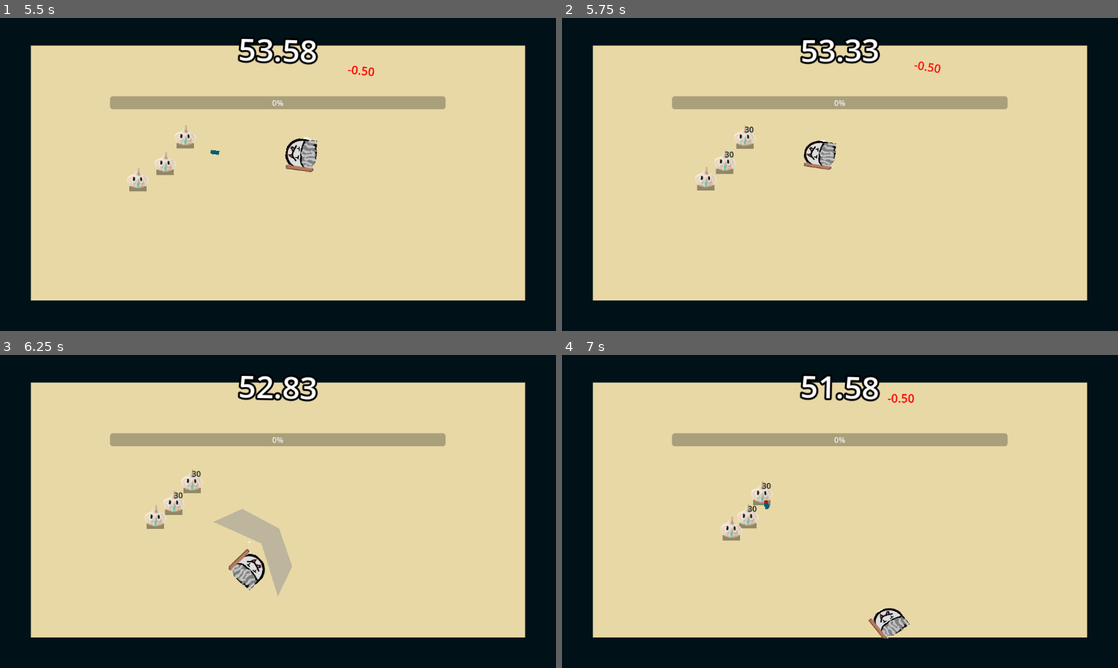
Above: before the commit, frames 1-4 (two rows, left to right).
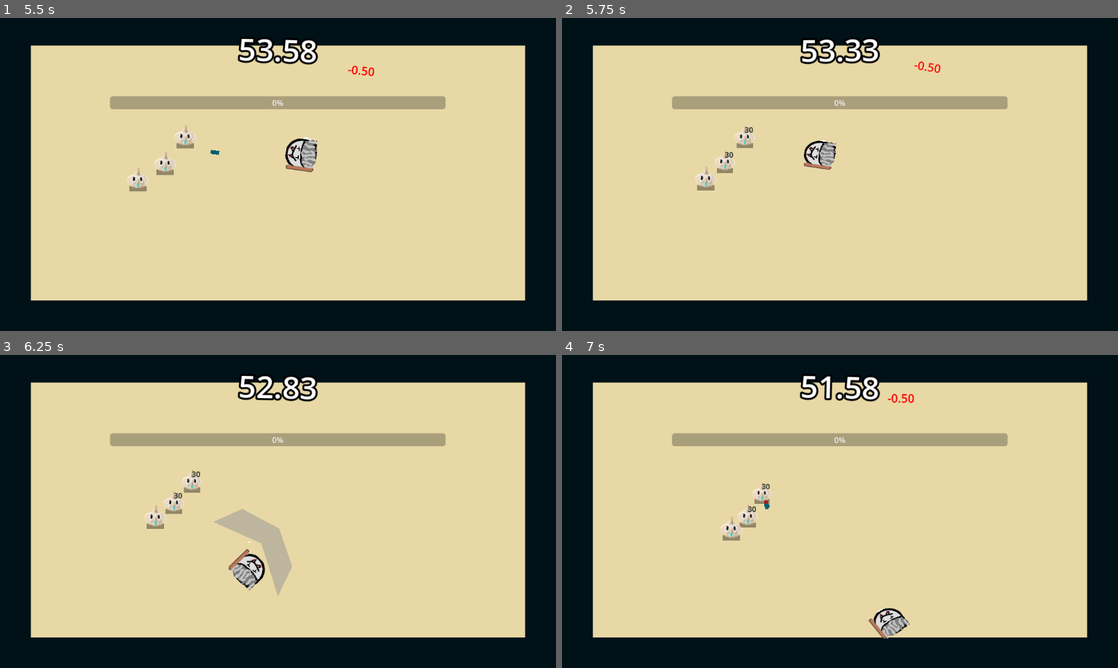
Above: after the commit, the same moments.

Repository: Av1zi/GMTK26
Game: Godot game, scene res://Scenes/main_menu.tscn
The game is run twice, just before and just after one commit, with the same random seed, the same clock (stepped at 60 frames per second) and the same inputs. Sound files missing from this copy of the repository are replaced by a short silence.
Inputs (mouse positions are in pixels of both pictures, inside the frame that each line leads up to):
- Up to frame 1 (5.5 s): click "Start" at 0.5 s; move the mouse to (400, 158) at 1.27 s; hold D (move_right) 1.28-2.03 s; hold Right mouse button (melee) 1.28-2.03 s; move the mouse to (166, 190) at 2.02 s; hold S (move_down) 2.03-2.78 s; click (166, 190) at 2.1 s; move the mouse to (333, 105) at 2.77 s; hold D (move_right) 2.78-3.53 s; hold Right mouse button (melee) 2.78-3.53 s; move the mouse to (250, 237) at 3.52 s; hold W (move_up) 3.53-4.28 s; click (250, 237) at 3.6 s; move the mouse to (444, 221) at 4.27 s; hold Right mouse button (melee) 4.28-5.03 s; hold A (move_left) from 4.28 s (still down); move the mouse to (111, 127) at 5.02 s; click (111, 127) at 5.1 s
- Up to frame 2 (5.75 s): keep holding A (move_left)
- Up to frame 3 (6.25 s): move the mouse to (305, 511) at 5.77 s; release A (move_left) at 5.78 s; hold S (move_down) from 5.78 s (still down); hold Right mouse button (melee) from 5.78 s (still down)
- Up to frame 4 (7 s): move the mouse to (756, 433) at 6.52 s; release S (move_down) at 6.53 s; release Right mouse button (melee) at 6.53 s; hold D (move_right) from 6.53 s (still down); click (756, 433) at 6.6 s

Frame 1 is identical in both runs. In frame 2, 0.1% of the frame differs, in the area x 27-35%, y 34-50%; in frame 3, 0.1%; in frame 4, 0.1%, in the area x 31-38%, y 40-56%.

Commit message:
enemy power scale and really scale

Diff:
--- a/new-game-project/Scenes/enemy.tscn
+++ b/new-game-project/Scenes/enemy.tscn
@@ -308,7 +308,8 @@
 collision_mask = 2
 motion_mode = 1
 script = ExtResource("1_cd24m")
-attack_damage = -5
+min_scale = 0.8
+max_scale = 3.0
 
 [node name="CollisionShape2D" type="CollisionShape2D" parent="." unique_id=821535364]
 light_mask = 3
--- a/new-game-project/Scenes/game.tscn
+++ b/new-game-project/Scenes/game.tscn
@@ -4,7 +4,6 @@
 [ext_resource type="PackedScene" uid="uid://cqpatfifsn3sg" path="res://Scenes/player.tscn" id="2_n47hv"]
 [ext_resource type="PackedScene" uid="uid://iqdtrxlra3lw" path="res://Scenes/game_timer.tscn" id="3_lnu2h"]
 [ext_resource type="Script" uid="uid://i6445kxw4vvt" path="res://Scripts/button.gd" id="4_lbhrr"]
-[ext_resource type="Script" uid="uid://khjp5ujfv3fh" path="res://Scenes/xp_bar.gd" id="4_wowpa"]
 
 [sub_resource type="RectangleShape2D" id="RectangleShape2D_7nvpe"]
 size = Vector2(1024, 55.3125)
@@ -93,7 +92,6 @@
 offset_right = 2.0
 offset_bottom = 27.0
 grow_horizontal = 2
-script = ExtResource("4_wowpa")
 
 [node name="LevelLabel" type="Label" parent="UILayer/HUD/XPBar" unique_id=1075286613]
 layout_mode = 1
--- a/new-game-project/Scenes/slash.tscn
+++ b/new-game-project/Scenes/slash.tscn
@@ -1,7 +1,7 @@
 [gd_scene format=3 uid="uid://c0s1svbt7pc2m"]
 
-[ext_resource type="Script" uid="uid://blfbir2bivph0" path="res://scenes/slash.gd" id="1_3c2nd"]
-[ext_resource type="AudioStream" uid="uid://dq05a2ska8t6s" path="res://assets/sound_effects/hitHurt.wav" id="2_fg1j7"]
+[ext_resource type="Script" uid="uid://blfbir2bivph0" path="res://Scripts/slash.gd" id="1_3c2nd"]
+[ext_resource type="AudioStream" uid="uid://dq05a2ska8t6s" path="res://Assets/sound_effects/hitHurt.wav" id="2_fg1j7"]
 
 [sub_resource type="RectangleShape2D" id="RectangleShape2D_3d8s6"]
 size = Vector2(94, 206)
--- a/new-game-project/Scenes/xp_bar.gd
+++ /dev/null
@@ -1,11 +0,0 @@
-extends ProgressBar
-
-
-# Called when the node enters the scene tree for the first time.
-func _ready() -> void:
-	pass # Replace with function body.
-
-
-# Called every frame. 'delta' is the elapsed time since the previous frame.
-func _process(delta: float) -> void:
-	pass
--- a/new-game-project/Scripts/enemy.gd
+++ b/new-game-project/Scripts/enemy.gd
@@ -1,36 +1,68 @@
 extends CharacterBody2D
 signal enemy_destroyed(enemy, xp_reward)
-@export var health: int = 100
-@export var speed: float = 50.0
+
+# Base stats (tune these — this is what a round-1 enemy looks like)
+@export var base_health: int = 100
+@export var base_speed: float = 50.0
+@export var base_attack_damage: int = 10
+@export var base_xp_reward: int = 10
+
+
+# Difficulty scaling
+@export var difficulty_growth: float = 0.15   # +15% stats per round, exponential
+@export var size_growth: float = 0.05         # +5% size per round
+@export var min_scale: float = 0.6
+@export var max_scale: float = 3
+var max_health: int
+
 @export var time_gained_on_death: float = 5.0
-@export var attack_damage: int = 10
-@export var attack_cooldown: float = 1.0 # seconds between hits while player is in range
-@export var xp_reward: int = 10
+@export var attack_cooldown: float = 1.0
+@export var spawn_invincible_time: float = 1.0
+@export var flash_interval: float = 0.1
+
+var health: int
+var speed: float
+var attack_damage: int
+var xp_reward: int
+var size_scale: float = 1.0
+
 var player: CharacterBody2D
 var push_dir: Vector2 = Vector2(0, 0)
 var push_strength: float = 0.0
 var push_timer: float = 0.0
 var player_in_range: bool = false
 var can_attack: bool = true
+var is_invincible: bool = false
+var original_collision_layer: int = 2
+var original_collision_mask: int = 2
+
 @onready var animation_tree: AnimationTree = $AnimationTree
 @onready var damage_text: Label = $DamageTextContainer/DamageText
-@onready var blood_particle = preload("res://scenes/blood_particle.tscn")
+@onready var blood_particle = preload("res://Scenes/blood_particle.tscn")
 @onready var attack_area: Area2D = $AttackArea
 @onready var attack_timer: Timer = $AttackTimer
-@export var spawn_invincible_time: float = 1.0
-@export var flash_interval: float = 0.1
-var is_invincible: bool = false
 @onready var character_sprite = $CharacterSprite
-var original_collision_layer: int = 2
-var original_collision_mask: int = 2
 
 func _ready():
 	play_spawn_invincibility()
 	damage_text.visible = false
 
-func setup(pos: Vector2, _player: CharacterBody2D):
+func setup(pos: Vector2, _player: CharacterBody2D, round_number: int = 1):
 	position = pos
 	player = _player
+	apply_difficulty_scaling(round_number)
+
+func apply_difficulty_scaling(round_number: int):
+	var difficulty_multiplier = pow(1.0 + difficulty_growth, round_number - 1)
+	size_scale = clamp(1.0 + (round_number - 1) * size_growth, min_scale, max_scale)
+
+	health = int(base_health * difficulty_multiplier * size_scale)
+	max_health = health
+	attack_damage = int(base_attack_damage * difficulty_multiplier)
+	xp_reward = int(base_xp_reward * difficulty_multiplier)
+	speed = base_speed
+
+	scale = Vector2(size_scale, size_scale)
 
 func _physics_process(delta):
 	if is_invincible:
@@ -39,11 +71,10 @@
 	var dir = (player.global_position - global_position).normalized()
 	position += dir * delta * speed
 	push_back(delta)
-
 	if player_in_range and can_attack:
 		attack_player()
 
-func attack_player(): # NEW
+func attack_player():
 	can_attack = false
 	attack_timer.start(attack_cooldown)
 	player.get_hit(attack_damage, global_transform)
@@ -64,12 +95,22 @@
 	damage_text.text = str(damage)
 	damage_text.visible = true
 	animation_tree['parameters/get_damage/OneShot/request'] = AnimationNodeOneShot.ONE_SHOT_REQUEST_FIRE
-	if health <= 0:
+
+	update_visual_size()   # NEW — check size/death BEFORE deciding is_destroyed
+
+	if scale.x <= min_scale + 0.01 or health <= 0:   # CHANGED — epsilon + health fallback
 		animation_tree['parameters/conditions/is_destroyed'] = true
+
 	var bleeding_effect = blood_particle.instantiate()
 	get_tree().root.add_child(bleeding_effect)
 	bleeding_effect.setup(bullet_trans)
 	set_push(Vector2.RIGHT.rotated(bullet_trans.get_rotation()), 150.0, 0.1)
+
+func update_visual_size():
+	var health_percent = clamp(float(health) / float(max_health), 0.0, 1.0)
+	# Map health percent directly onto the scale range [min_scale, size_scale]
+	var current_scale = lerp(min_scale, size_scale, health_percent)
+	scale = Vector2(current_scale, current_scale)
 
 func destroy():
 	get_tree().call_group("game_timer", "modify_time", time_gained_on_death)
@@ -99,9 +140,8 @@
 	is_invincible = true
 	original_collision_layer = collision_layer
 	original_collision_mask = collision_mask
-	collision_layer = 0 # bullets can't detect this body
-	collision_mask = 0 # this body doesn't detect anything either
-
+	collision_layer = 0
+	collision_mask = 0
 	var flashes := int(spawn_invincible_time / flash_interval)
 	for i in flashes:
 		character_sprite.visible = false
@@ -109,7 +149,6 @@
 		character_sprite.visible = true
 		await get_tree().create_timer(flash_interval / 2.0).timeout
 	character_sprite.visible = true
-
 	collision_layer = original_collision_layer
 	collision_mask = original_collision_mask
 	is_invincible = false
--- a/new-game-project/Scripts/enemySun.gd
+++ b/new-game-project/Scripts/enemySun.gd
@@ -1,15 +1,28 @@
 extends CharacterBody2D
-signal enemy_destroyed(enemy)
+signal enemy_destroyed(enemy, xp_reward)
 
-@export var health: int = 100
-@export var speed: float = 50.0
-@export var preferred_distance: float = 480.0   # ~15m if 1m = 32px, adjust to your scale
+@export var base_health: int = 100
+@export var base_speed: float = 50.0
+@export var base_xp_reward: int = 15
+
+@export var difficulty_growth: float = 0.15
+@export var size_growth: float = 0.05
+@export var min_scale: float = 0.6
+@export var max_scale: float = 3
+var max_health: int
+
+@export var preferred_distance: float = 480.0
 @export var distance_tolerance: float = 40.0
 @export var shot_cooldown: float = 2
 @export var time_gained_on_death: float = 5.0
-@export var xp_reward: int = 15
 @export var spawn_invincible_time: float = 1.0
 @export var flash_interval: float = 0.1
+
+var health: int
+var speed: float
+var xp_reward: int
+var size_scale: float = 1.0
+
 var is_invincible: bool = false
 var original_collision_layer: int = 2
 var original_collision_mask: int = 2
@@ -27,7 +40,6 @@
 @onready var character_sprite: Sprite2D = $CharacterSprite
 @onready var bullet_spawn_pos: Node2D = $BulletSpawnPoint
 @onready var shot_timer: Timer = $ShotTimer
-
 @onready var screen_size = Vector2.ZERO
 
 func _ready():
@@ -37,9 +49,27 @@
 	shot_timer.timeout.connect(_on_shot_timer_timeout)
 	screen_size = get_viewport_rect().size
 
-func setup(pos: Vector2, _player: CharacterBody2D):
+func setup(pos: Vector2, _player: CharacterBody2D, round_number: int = 1):
 	position = pos
 	player = _player
+	apply_difficulty_scaling(round_number)
+
+func apply_difficulty_scaling(round_number: int):
+	var difficulty_multiplier = pow(1.0 + difficulty_growth, round_number - 1)
+	size_scale = clamp(1.0 + (round_number - 1) * size_growth, min_scale, max_scale)
+
+	health = int(base_health * difficulty_multiplier * size_scale)
+	max_health = health
+	xp_reward = int(base_xp_reward * difficulty_multiplier)
+	speed = base_speed
+
+	scale = Vector2(size_scale, size_scale)
+
+func update_visual_size():
+	var health_percent = clamp(float(health) / float(max_health), 0.0, 1.0)
+	var current_scale = lerp(min_scale, size_scale, health_percent)
+	scale = Vector2(current_scale, current_scale)
+	print("health: ", health, " / ", max_health, " scale: ", current_scale, " min_scale: ", min_scale)  # TEMP
 
 func _physics_process(delta):
 	if is_invincible:
@@ -80,9 +110,13 @@
 func get_hit(damage: int, bullet_trans: Transform2D):
 	health -= damage
 	damage_text.text = str(damage)
+	damage_text.visible = true
 	animation_tree['parameters/conditions/is_damaged'] = true
-	if health <= 0:
+	update_visual_size()   # NEW — check size/death BEFORE deciding is_destroyed
+
+	if scale.x <= min_scale + 0.01 or health <= 0:   # CHANGED — epsilon + health fallback
 		animation_tree['parameters/conditions/is_destroyed'] = true
+
 	var bleeding_effect = blood_particle.instantiate()
 	get_tree().root.add_child(bleeding_effect)
 	bleeding_effect.setup(bullet_trans)
@@ -119,9 +153,8 @@
 	is_invincible = true
 	original_collision_layer = collision_layer
 	original_collision_mask = collision_mask
-	collision_layer = 0 # bullets can't detect this body
-	collision_mask = 0 # this body doesn't detect anything either
-
+	collision_layer = 0
+	collision_mask = 0
 	var flashes := int(spawn_invincible_time / flash_interval)
 	for i in flashes:
 		character_sprite.visible = false
@@ -129,7 +162,6 @@
 		character_sprite.visible = true
 		await get_tree().create_timer(flash_interval / 2.0).timeout
 	character_sprite.visible = true
-
 	collision_layer = original_collision_layer
 	collision_mask = original_collision_mask
 	is_invincible = false
--- a/new-game-project/Scripts/game.gd
+++ b/new-game-project/Scripts/game.gd
@@ -15,6 +15,7 @@
 @onready var rand = RandomNumberGenerator.new()
 @onready var xp_bar: ProgressBar = $UILayer/HUD/XPBar
 @onready var level_label: Label = $UILayer/HUD/XPBar/LevelLabel
+var round_number: int = 0
 
 func _ready():
 	var screen_size = get_viewport_rect().size
@@ -27,16 +28,18 @@
 
 func _process(delta: float):
 	if enemy_list.size() == 0:
+		round_number += 1   # NEW — every wave increases difficulty
+		print("Spawning round: ", round_number)
 		var n = randi_range(1, 3)
 		for i in range(0, n):
 			var enemy
-			if randf() < 0.5:  # 50/50 chance, tune as you like
+			if randf() < 0.5:
 				enemy = sun_enemy_class.instantiate()
 			else:
 				enemy = enemy_class.instantiate()
 			enemy.connect("enemy_destroyed", on_enemy_destroyed)
 			var pos = Vector2(randf_range(100, 1000), randf_range(150, 500))
-			enemy.setup(pos, player)
+			enemy.setup(pos, player, round_number)
 			get_tree().root.add_child(enemy)
 			enemy_list.append(enemy)
 	shake_camera(delta)
Not shown, changed: new-game-project/Assets/SON.png.import
Not shown, changed: new-game-project/Assets/gun.png.import
Not shown, changed: new-game-project/Assets/shomm.png.import
Not shown, changed: new-game-project/Assets/small sun.png.import
Not shown, changed: new-game-project/Assets/vampire.png.import
Not shown, removed: new-game-project/Scenes/xp_bar.gd.uid
Renamed: new-game-project/Scenes/slash.gd -> new-game-project/Scripts/slash.gd
Renamed: new-game-project/Scenes/slash.gd.uid -> new-game-project/Scripts/slash.gd.uid
Not shown, changed: new-game-project/assets/sound_effects/hitHurt.wav.import
Not shown, changed: new-game-project/assets/sound_effects/laserShoot.wav.import
